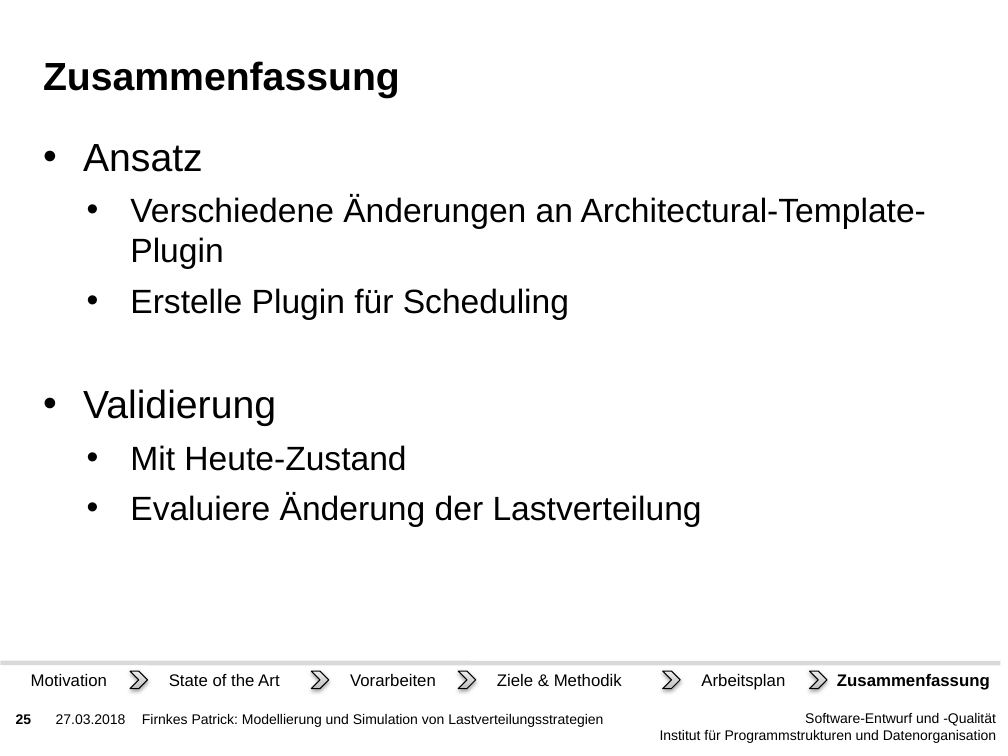
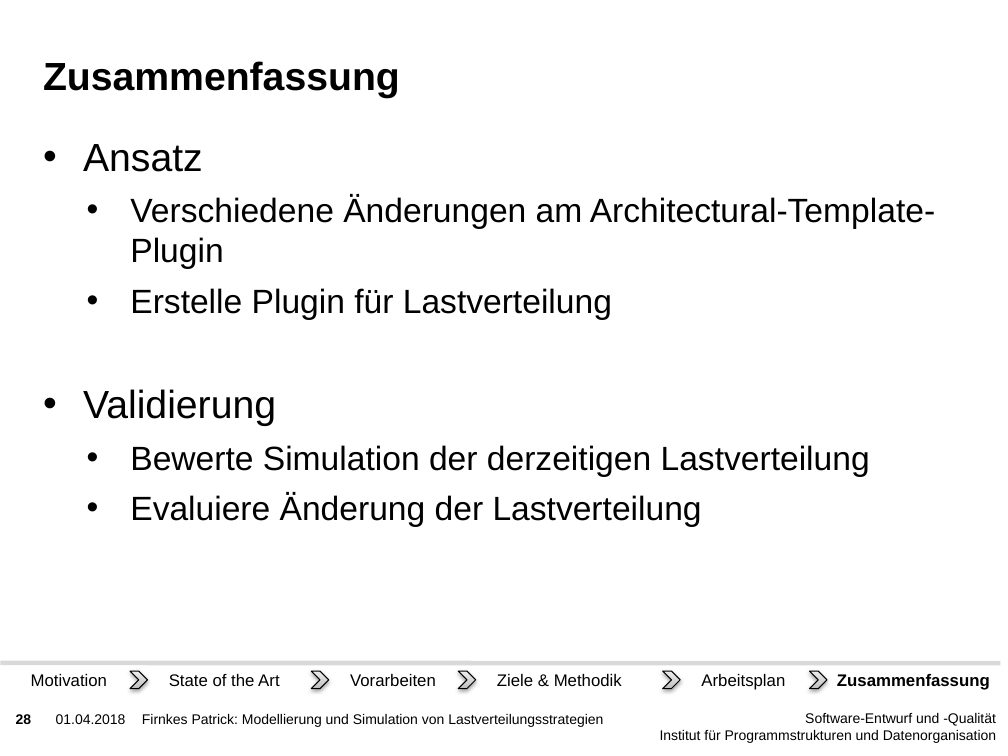
Before and after one commit to PatFirn/wlcg-loadbalancing, a slide deck: slide 28 of presentations/projekt-antrag.pptx (slide 25 before the commit). Drawn at 1008x756 pixels with LibreOffice and Linux fonts; fonts in the diff are those of the drawing; background and template pictures are left out. Boxes give left, top, right and bottom in pixels: in the first picture for what was removed or moved away, otherwise in the second. Text is boxed around its words. In the diff, an @@ line names an element or a change of style, - is before the commit and + after.

Commit message:
Update presentation

```diff
--- a/presentations/projekt-antrag.pptx
+++ b/presentations/projekt-antrag.pptx
@@ text at (130, 195, 935, 320): text changed @@
-  • Verschiedene Änderungen an Architectural-Template- Plugin
-  • Erstelle Plugin für Scheduling
+  • Verschiedene Änderungen am Architectural-Template- Plugin
+  • Erstelle Plugin für Lastverteilung
@@ text at (130, 445, 870, 477): text changed @@
-  • Mit Heute-Zustand
+  • Bewerte Simulation der derzeitigen Lastverteilung
@@ page number at (16, 714, 32, 724): text changed @@
-25
+28
@@ text at (56, 714, 126, 724): text changed @@
-27.03.2018
+01.04.2018
```
Also in this commit, not shown: 32 other slides changed, 4 slides added.
